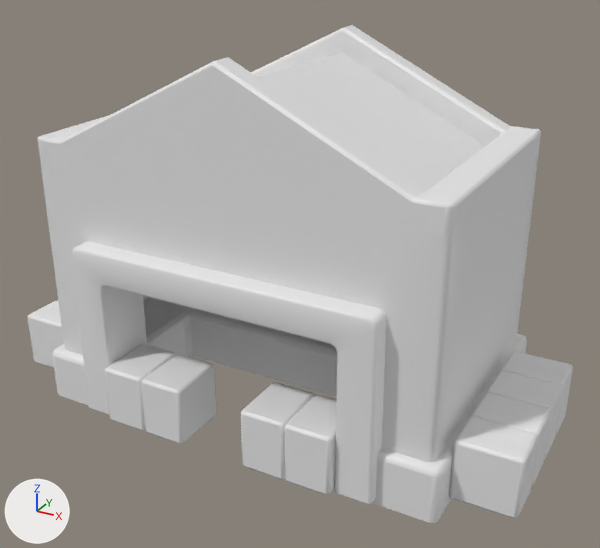
What one commit did to the FBX model Assets/000.Eeeeden/00-Fbxs/02-Factory/Storage.fbx.
Rendered twice from a 50 mm lens placed at (6.41, -11.63, 7.83), pointed at (0.31, -0.53, 2.28). Lighting does not change. The marker at lower left points along +X, +Y and +Z. Where no turn or scale is listed for an object, it has been applied to the vertices. Vertices at the same position are counted once.

Objects in the first picture: 'Storage'.
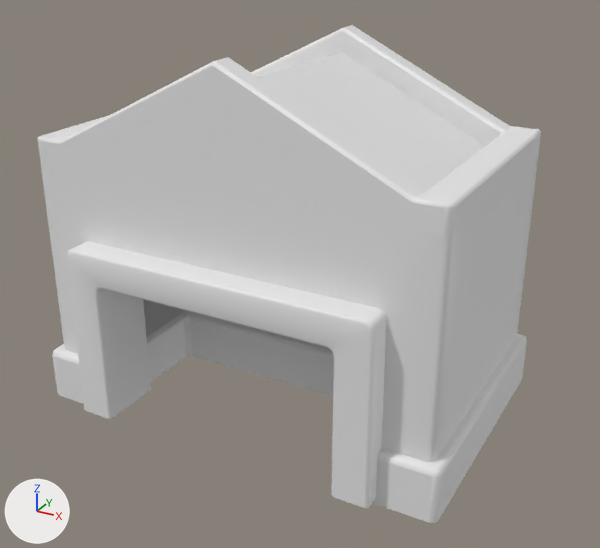
Commit message: 창고 다시 수정......

Changed parts and their boxes (x1, y1, x2, y2) in the pictures (600 x 548 px; the box of a moved part takes in the faces that stretch with it):
'Storage', reshaped (8% narrower)
    before: (27, 25, 573, 523)
    after: (38, 25, 541, 523)
part 1 of me_storage, deleted
    before: (27, 300, 573, 519)
part 2 of me_storage, moved or reshaped
    before: (72, 241, 386, 504)
    after: (67, 241, 386, 508)

The change, as a diff of the scene's bpy script:
```diff
--- a/Assets/000.Eeeeden/00-Fbxs/02-Factory/Storage.fbx.py
+++ b/Assets/000.Eeeeden/00-Fbxs/02-Factory/Storage.fbx.py
@@ me_storage @@
 # used by ob_storage; location = (0.0, 0.0, 0.0)
-me_storage.from_pydata(...)  # 1162 vertices, 1000 faces; spans x -4.6..4.6, y -2.86..2.11, z -0.11..5.99
+me_storage.from_pydata(...)  # 314 vertices, 270 faces; spans x -3.59..3.59, y -2.82..2.11, z -0.11..5.99
+# me_storage part 1: 18 loose pieces with 848 vertices, spanning x -4.6..4.6, y -2.86..0.96, z 0.0..1.01, are deleted
+# me_storage part 2
+# 36 vertices in x -2.66..2.66, y -2.71..-2.66, z 0.0..2.97 move by (0.0, -0.11, 0.0)
+# 18 vertices in x -2.65..2.65, y -2.7, z 0.0..2.95 move by (0.0, -0.1, 0.0)
 me_storage.materials.append(mat_main)
```
